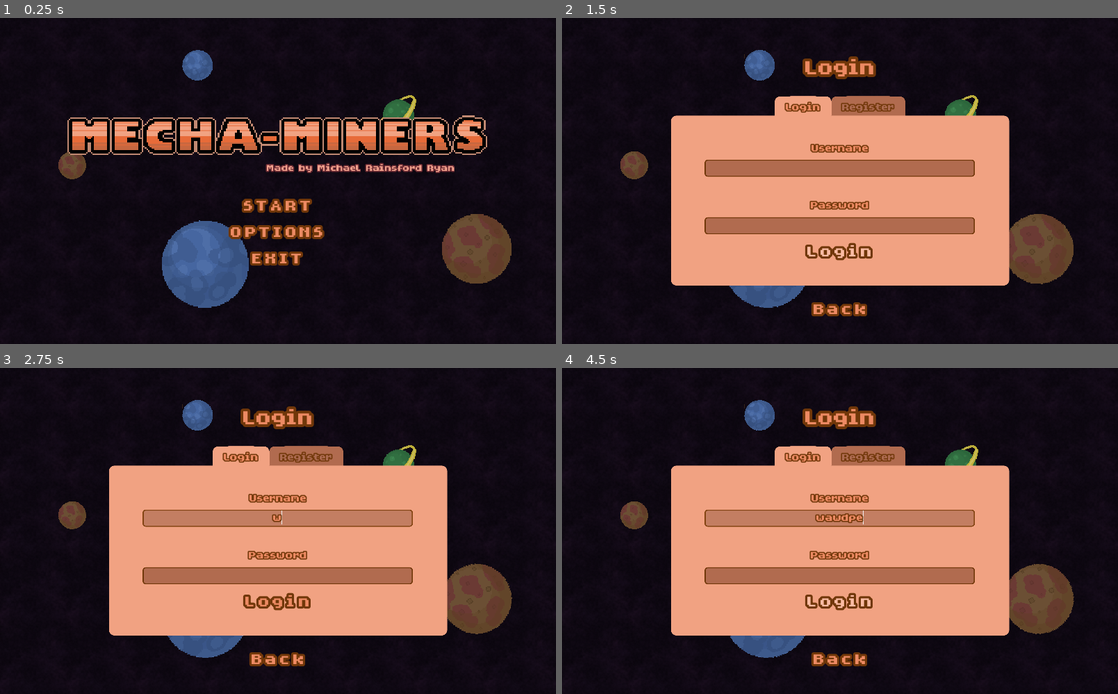
Above: before the commit, frames 1-4 (two rows, left to right).
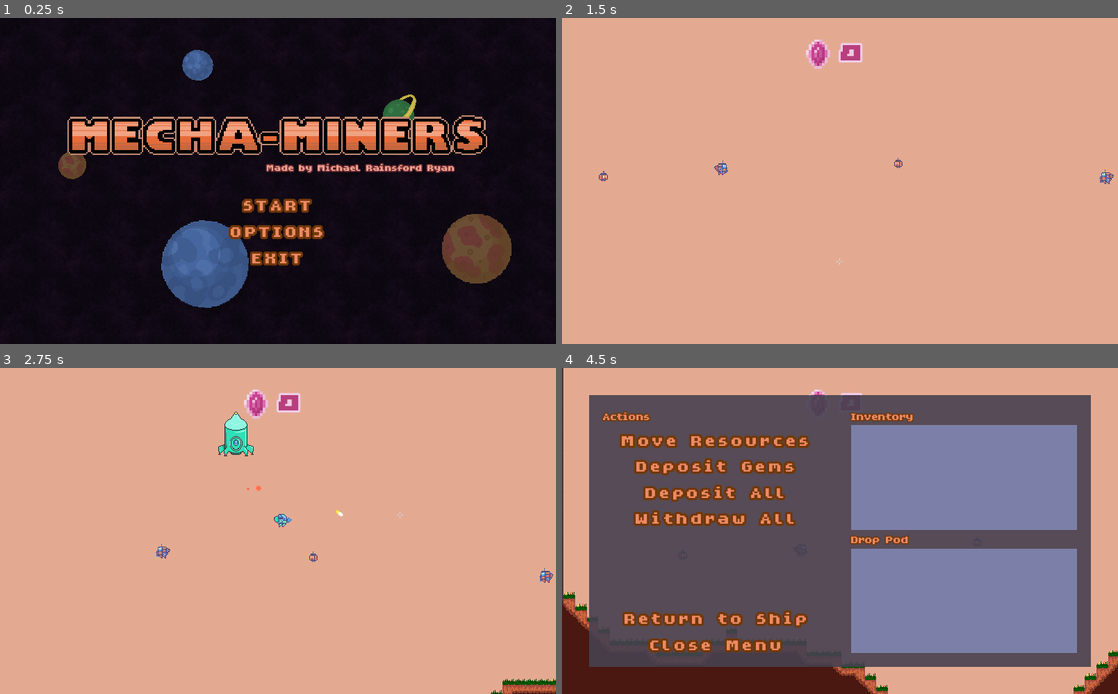
Above: after the commit, the same moments.

Repository: MichaelRRyan/Mecha-Miners
Game: Godot game, scene res://scenes/ui/screens/TitleScreen.tscn
Same seed, same stepped clock (60 frames per second), same inputs: the game is played once before the commit and once after it.
Inputs (mouse positions are in pixels of both pictures, inside the frame that each line leads up to):
- Up to frame 1 (0.25 s): no input
- Up to frame 2 (1.5 s): click "START" at 0.5 s; click "Login" at 1.25 s
- Up to frame 3 (2.75 s): tap Enter at 2 s; move the mouse to (400, 514) at 2.02 s; press the mouse at (400, 514) at 2.03 s; hold D (move_right) from 2.03 s (still down); tap W (jump) at 2.27 s
- Up to frame 4 (4.5 s): move the mouse to (728, 547) at 2.77 s; release D (move_right) at 2.78 s; release the mouse at (728, 547) at 2.78 s; hold A (move_left) 2.78-3.53 s; right-click (728, 547) at 2.85 s; tap W (jump) at 3.02 s; move the mouse to (895, 459) at 3.52 s; hold P (ai_perspective) 3.53-4.28 s; hold D (move_right) from 3.53 s (still down); move the mouse to (812, 596) at 4.27 s; tap E (interact) at 4.35 s

The runs differ from the first frame. In frame 1, 0.4% of the frame differs, in the area x 10-92%, y 9-89%; in frame 2, 74%; in frame 3, 74%; in frame 4, 100%, in the area x 0-100%, y 0-100%.

Commit message:
Finished login screen for now

Diff:
--- a/project.godot
+++ b/project.godot
@@ -126,6 +126,7 @@
 
 [display]
 
+window/size/fullscreen=true
 window/stretch/mode="2d"
 window/stretch/aspect="expand"
 
@@ -224,6 +225,7 @@
 
 [rendering]
 
+2d/snapping/use_gpu_pixel_snap=true
 quality/subsurface_scattering/quality=2
 environment/default_clear_color=Color( 0.898039, 0.670588, 0.572549, 1 )
 environment/default_environment="res://default_env.tres"
--- a/scenes/ui/screens/LoginScreen.tscn
+++ b/scenes/ui/screens/LoginScreen.tscn
@@ -1,13 +1,15 @@
-[gd_scene load_steps=4 format=2]
+[gd_scene load_steps=5 format=2]
 
 [ext_resource path="res://scenes/ui/screens/UIScreenBackground.tscn" type="PackedScene" id=1]
 [ext_resource path="res://resources/fonts/ScreenTitleFont.tres" type="DynamicFont" id=2]
 [ext_resource path="res://resources/themes/MenuTheme.tres" type="Theme" id=3]
+[ext_resource path="res://scripts/ui/screens/LoginScreen.gd" type="Script" id=4]
 
 [node name="LoginScreen" type="Control"]
 anchor_right = 1.0
 anchor_bottom = 1.0
 theme = ExtResource( 3 )
+script = ExtResource( 4 )
 
 [node name="UIScreenBackground" parent="." instance=ExtResource( 1 )]
 anchor_left = -0.5
@@ -46,12 +48,12 @@
 margin_right = 4.0
 margin_bottom = 24.0
 
-[node name="Login" type="Tabs" parent="TabContainer"]
+[node name="Login with Enjin" type="Tabs" parent="TabContainer"]
 anchor_right = 1.0
 anchor_bottom = 1.0
 margin_top = 36.0
 
-[node name="VBoxContainer" type="VBoxContainer" parent="TabContainer/Login"]
+[node name="VBoxContainer" type="VBoxContainer" parent="TabContainer/Login with Enjin"]
 anchor_left = 0.1
 anchor_top = 0.1
 anchor_right = 0.9
@@ -59,45 +61,50 @@
 custom_constants/separation = 10
 alignment = 1
 
-[node name="UsernameLabel" type="Label" parent="TabContainer/Login/VBoxContainer"]
-margin_top = 8.0
+[node name="UsernameLabel" type="Label" parent="TabContainer/Login with Enjin/VBoxContainer"]
 margin_right = 497.0
-margin_bottom = 34.0
-text = "Username"
+margin_bottom = 26.0
+text = "Email"
 align = 1
 
-[node name="UsernameField" type="LineEdit" parent="TabContainer/Login/VBoxContainer"]
-margin_top = 44.0
+[node name="EmailField" type="LineEdit" parent="TabContainer/Login with Enjin/VBoxContainer"]
+margin_top = 36.0
 margin_right = 497.0
-margin_bottom = 74.0
+margin_bottom = 66.0
 align = 1
 
-[node name="PasswordLabel" type="Label" parent="TabContainer/Login/VBoxContainer"]
-margin_top = 84.0
+[node name="PasswordLabel" type="Label" parent="TabContainer/Login with Enjin/VBoxContainer"]
+margin_top = 76.0
 margin_right = 497.0
-margin_bottom = 139.0
+margin_bottom = 131.0
 text = "
 Password"
 align = 1
 
-[node name="PasswordField" type="LineEdit" parent="TabContainer/Login/VBoxContainer"]
-margin_top = 149.0
+[node name="PasswordField" type="LineEdit" parent="TabContainer/Login with Enjin/VBoxContainer"]
+margin_top = 141.0
 margin_right = 497.0
-margin_bottom = 179.0
+margin_bottom = 171.0
 align = 1
 secret = true
 
-[node name="LoginButton" type="Button" parent="TabContainer/Login/VBoxContainer"]
-margin_top = 189.0
+[node name="ErrorLabel" type="Label" parent="TabContainer/Login with Enjin/VBoxContainer"]
+margin_top = 181.0
 margin_right = 497.0
-margin_bottom = 240.0
+margin_bottom = 207.0
+custom_colors/font_color = Color( 1, 0.286275, 0.286275, 1 )
+align = 1
+
+[node name="LoginButton" type="Button" parent="TabContainer/Login with Enjin/VBoxContainer"]
+margin_top = 217.0
+margin_right = 497.0
+margin_bottom = 255.0
 text = "Login"
 
-[node name="Register" type="Tabs" parent="TabContainer"]
+[node name="Getting Started" type="Tabs" parent="TabContainer"]
 visible = false
 anchor_right = 1.0
 anchor_bottom = 1.0
-margin_left = 4.0
-margin_top = 44.0
-margin_right = -4.0
-margin_bottom = -4.0
+margin_top = 36.0
+
+[connection signal="pressed" from="TabContainer/Login with Enjin/VBoxContainer/LoginButton" to="." method="_on_LoginButton_pressed"]
--- /dev/null
+++ b/scripts/ui/screens/LoginScreen.gd
@@ -0,0 +1,10 @@
+extends Control
+
+
+# ------------------------------------------------------------------------------
+func _on_LoginButton_pressed():
+	if get_tree().change_scene("res://scenes/world/World.tscn") != OK:
+		print_debug("Cannot change scene to World.")
+
+
+# ------------------------------------------------------------------------------
--- a/scripts/ui/screens/TitleScreen.gd
+++ b/scripts/ui/screens/TitleScreen.gd
@@ -4,7 +4,7 @@
 # ------------------------------------------------------------------------------
 func _on_StartButton_pressed():
 	if get_tree().change_scene("res://scenes/ui/screens/LoginScreen.tscn") != OK:
-		print_debug("Cannot change scene to OptionsScreen.")
+		print_debug("Cannot change scene to LoginScreen.")
 
 
 # ------------------------------------------------------------------------------
